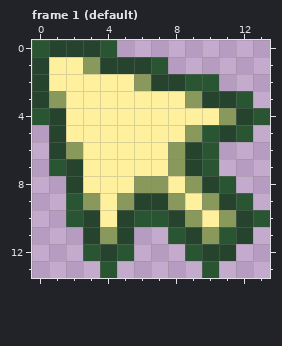
A pixel-art file gets an edit: wip/sprite/cursor.aseprite. The picture above was drawn from the file before the commit.
14x14 pixels, 2 frames. Shown: frame 1 (default).
After:
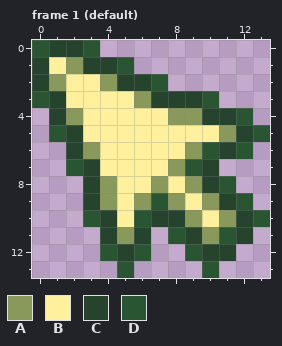
Palette (. is transparent): A #89985b  B #fff09d  C #26442d  D #2a5533
Commit message: Make default cursor sharper
From old to new:
--- frame 1 (default)
@@ x 0..13 @@
- 0 DCCCD.........
- 1 CBBACCCD......
- 2 CBBBBBACCDD...
- 3 CABBBBBBBACCD.
- 4 DCBBBBBBBBBACD
- 5 .CBBBBBBBADCD.
- 6 .CABBBBBACD...
- 7 .DCBBBBBACD...
- 8 ..CBBBAABACD..
- 9 ..DABACCABACD.
-10 ..DCBCDDCABACD
-11 ...CAC..DCADC.
-12 ...DCD...DCC..
-13 ....D.....D...
+ 0 DCCD..........
+ 1 CBACCD........
+ 2 CABBACCD......
+ 3 DCBBBBACCCD...
+ 4 .CABBBBBAACCD.
+ 5 .DCBBBBBBBBACD
+ 6 ..CABBBBBADCD.
+ 7 ..DCBBBBADC...
+ 8 ...CABBABACD..
+ 9 ...CABADABACD.
+10 ...DCBDCCABACD
+11 ....CAC.DCADC.
+12 ....DCD..DCC..
+13 .....D....D...
Pixel boxes of the changes (left, top, right, bottom) in both pictures:
changed: (32, 40, 270, 278)
